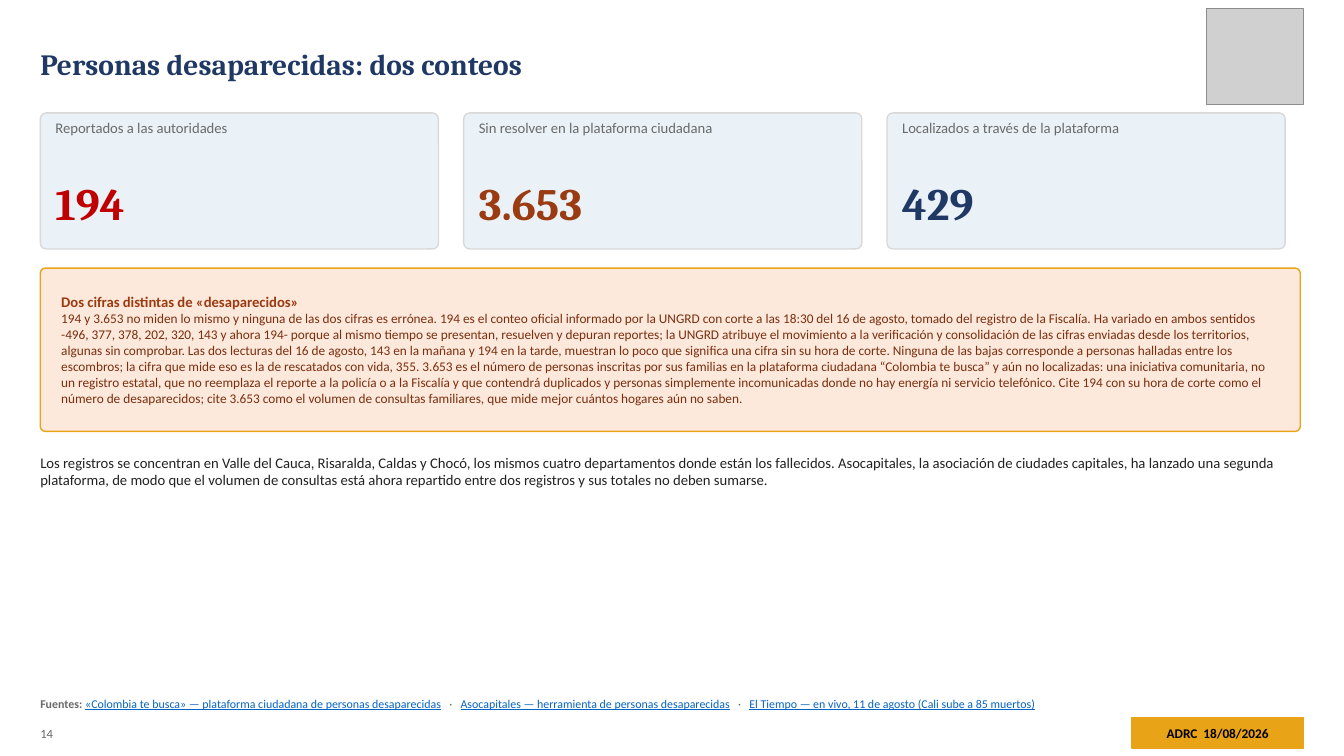
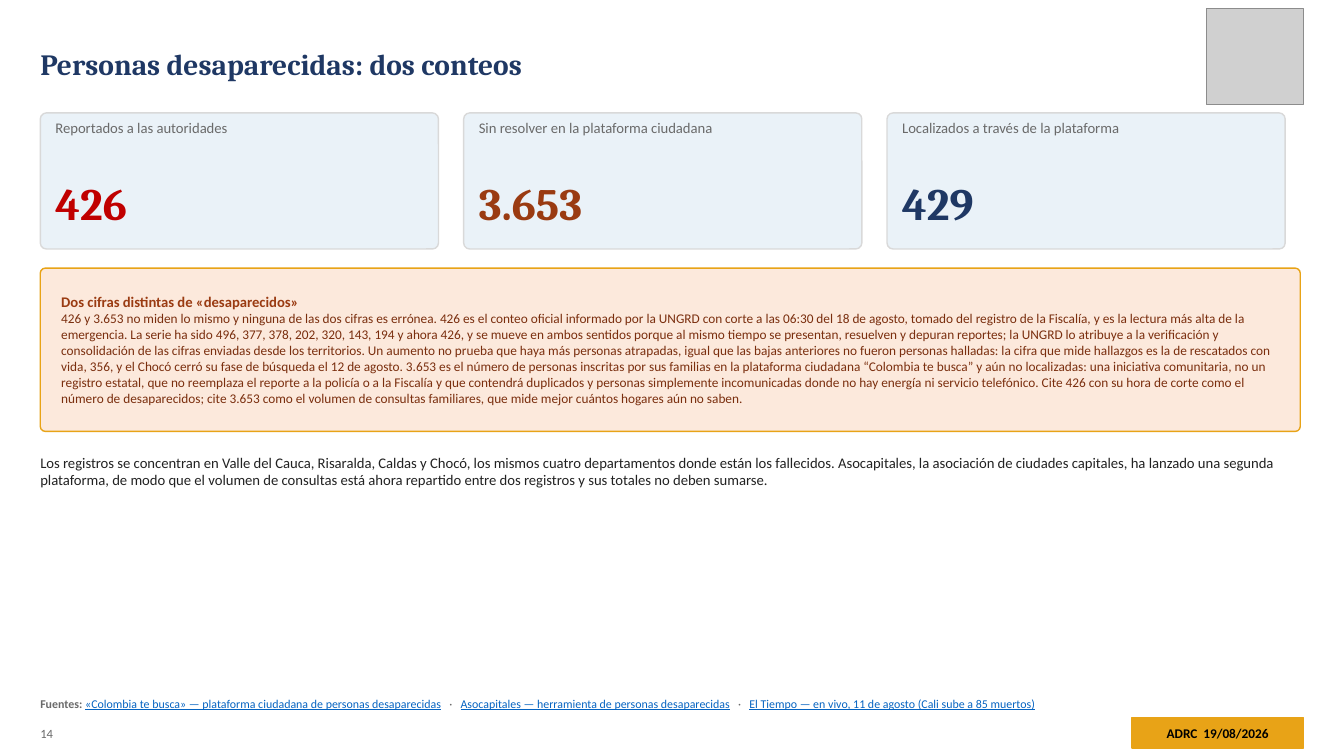
Before and after one commit to kochobi-max/whatsmap, a slide deck: slide 14 of reports/colombia_eq_20260810/output/ADRC_EQ_COL_Choco_20260810_ES.pptx. Drawn at 1344x756 pixels with LibreOffice and Linux fonts; fonts in the diff are those of the drawing; grey boxes stand for pictures. Boxes give left, top, right and bottom in pixels: in the first picture for what was removed or moved away, otherwise in the second. Text is boxed around its words. In the diff, an @@ line names an element or a change of style, - is before the commit and + after.

```diff
--- a/reports/colombia_eq_20260810/output/ADRC_EQ_COL_Choco_20260810_ES.pptx
+++ b/reports/colombia_eq_20260810/output/ADRC_EQ_COL_Choco_20260810_ES.pptx
@@ text at [55,189,127,221]: text changed @@
-194
+426
@@ text at [61,296,1270,406]: text changed @@
-Dos cifras distintas de «desaparecidos»
-194 y 3.653 no miden lo mismo y ninguna de las dos cifras es errónea. 194 es el conteo oficial informado por la UNGRD con corte a las 18:30 del 16 de agosto, tomado del registro de la Fiscalía. Ha variado en ambos sentidos -496, 377, 378, 202, 320, 143 y ahora 194- porque al mismo tiempo se presentan, resuelven y depuran reportes; la UNGRD atribuye el movimiento a la verificación y consolidación de las cifras enviadas desde los territorios, algunas sin comprobar. Las dos lecturas del 16 de agosto, 143 en la mañana y 194 en la tarde, muestran lo poco que significa una cifra sin su hora de corte. Ninguna de las bajas corresponde a personas halladas entre los escombros; la cifra que mide eso es la de rescatados con vida, 355. 3.653 es el número de personas inscritas por sus familias en la plataforma ciudadana “Colombia te busca” y aún no localizadas: una iniciativa comunitaria, no un registro estatal, que no reemplaza el reporte a la policía o a la Fiscalía y que contendrá duplicados y personas simplemente incomunicadas donde no hay energía ni servicio telefónico. Cite 194 con su hora de corte como el número de desaparecidos; cite 3.653 como el volumen de consultas familiares, que mide mejor cuántos hogares aún no saben.
+Dos cifras distintas de «desaparecidos»
+426 y 3.653 no miden lo mismo y ninguna de las dos cifras es errónea. 426 es el conteo oficial informado por la UNGRD con corte a las 06:30 del 18 de agosto, tomado del registro de la Fiscalía, y es la lectura más alta de la emergencia. La serie ha sido 496, 377, 378, 202, 320, 143, 194 y ahora 426, y se mueve en ambos sentidos porque al mismo tiempo se presentan, resuelven y depuran reportes; la UNGRD lo atribuye a la verificación y consolidación de las cifras enviadas desde los territorios. Un aumento no prueba que haya más personas atrapadas, igual que las bajas anteriores no fueron personas halladas: la cifra que mide hallazgos es la de rescatados con vida, 356, y el Chocó cerró su fase de búsqueda el 12 de agosto. 3.653 es el número de personas inscritas por sus familias en la plataforma ciudadana “Colombia te busca” y aún no localizadas: una iniciativa comunitaria, no un registro estatal, que no reemplaza el reporte a la policía o a la Fiscalía y que contendrá duplicados y personas simplemente incomunicadas donde no hay energía ni servicio telefónico. Cite 426 con su hora de corte como el número de desaparecidos; cite 3.653 como el volumen de consultas familiares, que mide mejor cuántos hogares aún no saben.
@@ text at [1167,728,1268,739]: text changed @@
-ADRC 18/08/2026
+ADRC 19/08/2026
```
Also in this commit, not shown: 36 other slides changed, 8 other files.
